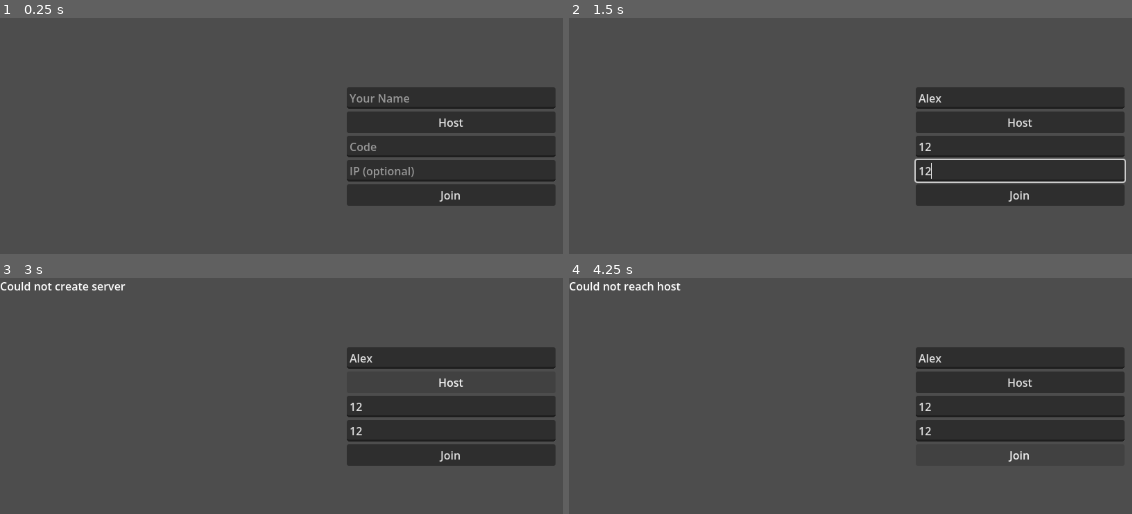
Above: before the commit, frames 1-4 (two rows, left to right).
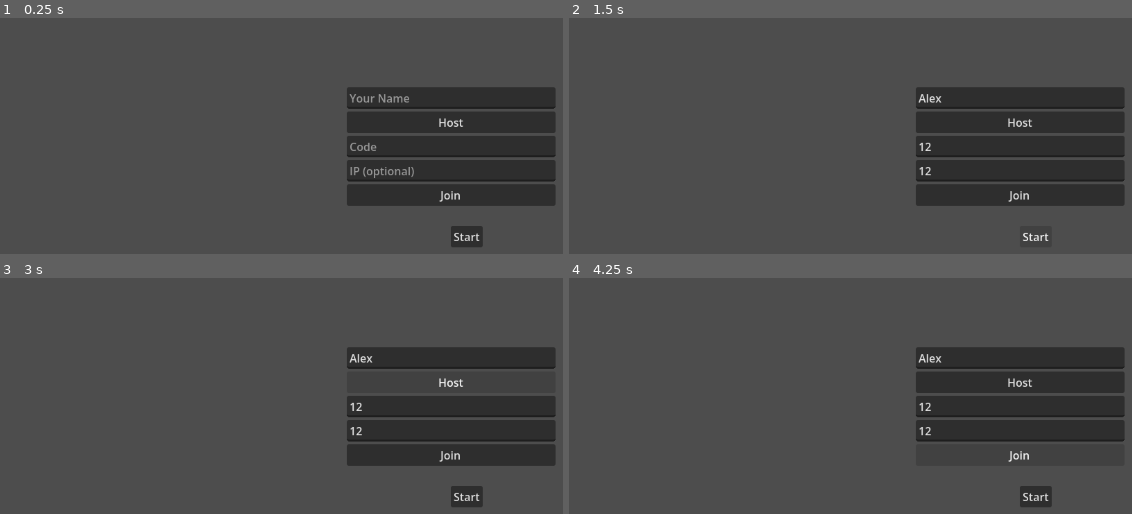
Above: after the commit, the same moments.

Repository: Zephyrdoestech/Pinoy-Party
Game: Godot game, scene res://scenes/ui/LobbyScreen.tscn
Two runs of this game, one before a commit and one after it. Both use one fixed random seed, a clock stepped at 60 frames per second and the inputs below.
Inputs (mouse positions are in pixels of both pictures, inside the frame that each line leads up to):
- Up to frame 1 (0.25 s): no input
- Up to frame 2 (1.5 s): click (1019, 98) at 0.52 s; type "Alex" at 0.6 s; click (1019, 145) at 0.75 s; type "12" at 0.83 s; click (1019, 171) at 0.98 s; type "12" at 1.07 s; click (1036, 237) at 1.25 s, where only the run after the commit has a clickable "Start"
- Up to frame 3 (3 s): click (467, 497) at 2 s, where only the run after the commit has a clickable "Start"; click "Host" at 2.75 s
- Up to frame 4 (4.25 s): click "Join" at 3.5 s

The runs differ from the first frame. In frame 1, 0.5% of the frame differs, in the area x 80-86%, y 88-98%; in frame 2, 0.8%; in frame 3, 0.9%, in the area x 0-86%, y 1-98%; in frame 4, 0.8%.
Error after the commit: Parse Error: Identifier "TriviaController" not declared in the current scope. (res://autoload/NetworkManager.gd:456)

Commit message:
disconnect bug fix

Diff:
--- a/pinoy-party/autoload/NetworkManager.gd
+++ b/pinoy-party/autoload/NetworkManager.gd
@@ -6,6 +6,8 @@
 signal join_failed(reason: String)
 signal game_starting
 signal roster_updated
+signal host_left
+signal player_left_mid_match(peer_id: int, player_name: String)
 
 const PORT := 7777
 const MAX_PLAYERS := 4
@@ -16,6 +18,7 @@
 var discovered_lobbies: Dictionary = {}  # code -> {ip: String, last_seen: float}
 var lobby_code: String = ""
 var is_host: bool = false
+var match_in_progress: bool = false
 var connected_players: Dictionary = {}  # peer_id -> {name: String}
 
 func _ready() -> void:
@@ -23,6 +26,14 @@
 	multiplayer.peer_disconnected.connect(_on_peer_disconnected)
 	multiplayer.connected_to_server.connect(_on_connected_ok)
 	multiplayer.connection_failed.connect(_on_connection_failed)
+	multiplayer.server_disconnected.connect(_on_server_disconnected)
+
+func _on_server_disconnected() -> void:
+	# Only clients ever receive this (the host has no "server" to lose).
+	print("[NetworkManager] Lost connection to host.")
+	match_in_progress = false
+	multiplayer.multiplayer_peer = null
+	host_left.emit()
 
 func host_lobby(player_name: String) -> void:
 	lobby_code = _generate_code()
@@ -145,10 +156,23 @@
 
 func _on_peer_disconnected(id: int) -> void:
 	if connected_players.has(id):
+		var leaving_name: String = connected_players[id].get("name", "Player")
 		connected_players.erase(id)
-		if is_host:
+		if is_host and match_in_progress:
+			# A player dropped mid-match. We don't try to keep the game
+			# running without them (their turn/minigame slot would hang
+			# forever, same failure shape as every other silent-freeze bug
+			# in this project) — tell every remaining peer and let the
+			# scene decide how to end gracefully.
+			rpc("_notify_player_left_mid_match", id, leaving_name)
+		elif is_host:
 			_broadcast_player_list()
 		player_left.emit(id)
+
+@rpc("authority", "reliable", "call_local")
+func _notify_player_left_mid_match(peer_id: int, player_name: String) -> void:
+	match_in_progress = false
+	player_left_mid_match.emit(peer_id, player_name)
 
 func start_game() -> void:
 	if not is_host:
@@ -159,6 +183,7 @@
 
 @rpc("authority", "reliable", "call_local")
 func _on_game_start() -> void:
+	match_in_progress = true
 	game_starting.emit()
 	get_tree().change_scene_to_file("res://scenes/Game.tscn")
 
@@ -361,6 +386,76 @@
 	if scene is LangitLupa:
 		scene.apply_end()
 
+# --- Trivia sync ---
+var _trivia_questions: Array = []
+var _current_trivia: Dictionary = {}
+var _trivia_answers: Dictionary = {}  # player_idx -> option_index
+
+func _load_trivia_questions() -> void:
+	if not _trivia_questions.is_empty():
+		return
+	var f := FileAccess.open(Constants.TRIVIA_QUESTIONS_PATH, FileAccess.READ)
+	if f == null:
+		push_error("Could not load trivia questions file")
+		return
+	_trivia_questions = JSON.parse_string(f.get_as_text())
+
+func start_trivia_synced() -> void:
+	if not is_host:
+		return
+	_load_trivia_questions()
+	if _trivia_questions.is_empty():
+		return
+	_current_trivia = _trivia_questions[randi() % _trivia_questions.size()]
+	_trivia_answers.clear()
+	rpc("_apply_trivia_start", _current_trivia["question"], _current_trivia["options"])
+
+	# Auto-reveal after the answer window, regardless of whether everyone
+	# answered — mirrors SackRace's RACE_TIMEOUT pattern (don't let one
+	# silent/AFK client hang the round forever).
+	await get_tree().create_timer(Constants.TRIVIA_ANSWER_TIME_SEC).timeout
+	_reveal_trivia_results()
+
+@rpc("authority", "reliable", "call_local")
+func _apply_trivia_start(question: String, options: Array) -> void:
+	EventBus.trivia_started.emit(question, options)
+
+@rpc("any_peer", "reliable")
+func request_trivia_answer(player_idx: int, option_idx: int) -> void:
+	if not is_host:
+		return
+	var sender_id := multiplayer.get_remote_sender_id()
+	if sender_id == 0:
+		sender_id = multiplayer.get_unique_id()
+	if peer_to_player_index.get(sender_id, -1) != player_idx:
+		return  # client tried to answer for a player it doesn't control
+	process_trivia_answer(player_idx, option_idx)
+
+func process_trivia_answer(player_idx: int, option_idx: int) -> void:
+	if _trivia_answers.has(player_idx):
+		return  # already answered, ignore duplicate/late submissions
+	_trivia_answers[player_idx] = option_idx
+	# If everyone active has answered, reveal early instead of waiting out
+	# the full timer.
+	if _trivia_answers.size() >= GameManager.active_player_count:
+		_reveal_trivia_results()
+
+func _reveal_trivia_results() -> void:
+	if _current_trivia.is_empty():
+		return  # already revealed this round (timer + early-reveal race)
+	var correct_idx: int = _current_trivia["correct_index"]
+	var scores: Dictionary = {}
+	for idx in _trivia_answers:
+		if _trivia_answers[idx] == correct_idx:
+			scores[idx] = Constants.TRIVIA_POINTS
+	rpc("_apply_trivia_reveal", scores, correct_idx)
+	_current_trivia = {}  # guard against double-reveal
+
+@rpc("authority", "reliable", "call_local")
+func _apply_trivia_reveal(scores: Dictionary, correct_idx: int) -> void:
+	TriviaController.show_results(scores, correct_idx)
+	EventBus.trivia_finished.emit(scores)
+
 func _generate_code() -> String:
 	const CHARS := "ABCDEFGHJKLMNPQRSTUVWXYZ"  # no I/O to avoid confusion
 	var code := ""
--- a/pinoy-party/scenes/Game.gd
+++ b/pinoy-party/scenes/Game.gd
@@ -27,6 +27,8 @@
 	_spawn_tokens()
 	roll_button.pressed.connect(_on_roll_pressed)
 	EventBus.player_moved.connect(_on_player_moved)
+	NetworkManager.host_left.connect(_on_match_ended.bind("Host disconnected."))
+	NetworkManager.player_left_mid_match.connect(_on_player_left_mid_match)
 	# StateMachine auto-starts itself via call_deferred in its own _ready().
 
 func _spawn_tokens() -> void:
@@ -57,3 +59,33 @@
 func _on_player_moved(player_index: int, new_tile_index: int) -> void:
 	# Tell the token to animate to its new tile.
 	tokens[player_index].move_to(new_tile_index)
+
+func _on_player_left_mid_match(_peer_id: int, player_name: String) -> void:
+	_on_match_ended("%s disconnected — match ended." % player_name)
+
+func _on_match_ended(message: String) -> void:
+	# Same "build at runtime" approach as GameOverScreen — no scene edits.
+	var overlay := CanvasLayer.new()
+	add_child(overlay)
+
+	var dim := ColorRect.new()
+	dim.color = Color(0, 0, 0, 0.85)
+	dim.set_anchors_preset(Control.PRESET_FULL_RECT)
+	overlay.add_child(dim)
+
+	var vbox := VBoxContainer.new()
+	vbox.set_anchors_preset(Control.PRESET_CENTER)
+	overlay.add_child(vbox)
+
+	var label := Label.new()
+	label.text = message
+	label.add_theme_font_size_override("font_size", 28)
+	vbox.add_child(label)
+
+	var back_button := Button.new()
+	back_button.text = "Back to Lobby"
+	back_button.pressed.connect(func():
+		multiplayer.multiplayer_peer = null
+		get_tree().change_scene_to_file("res://scenes/ui/LobbyScreen.tscn")
+	)
+	vbox.add_child(back_button)
